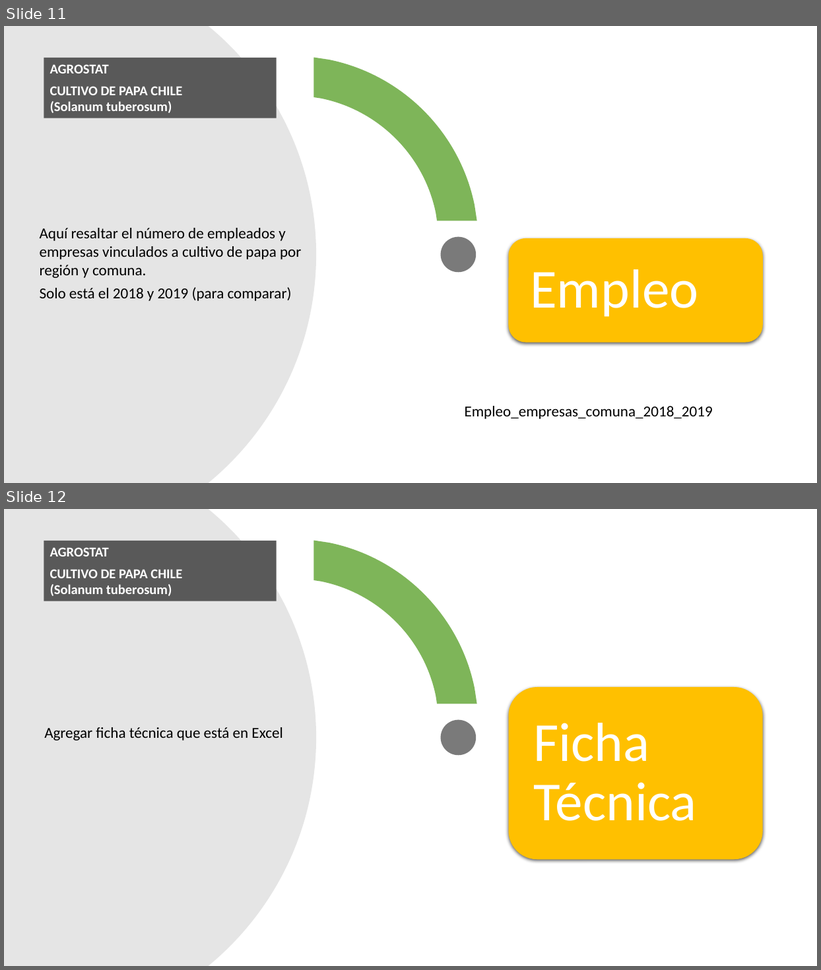
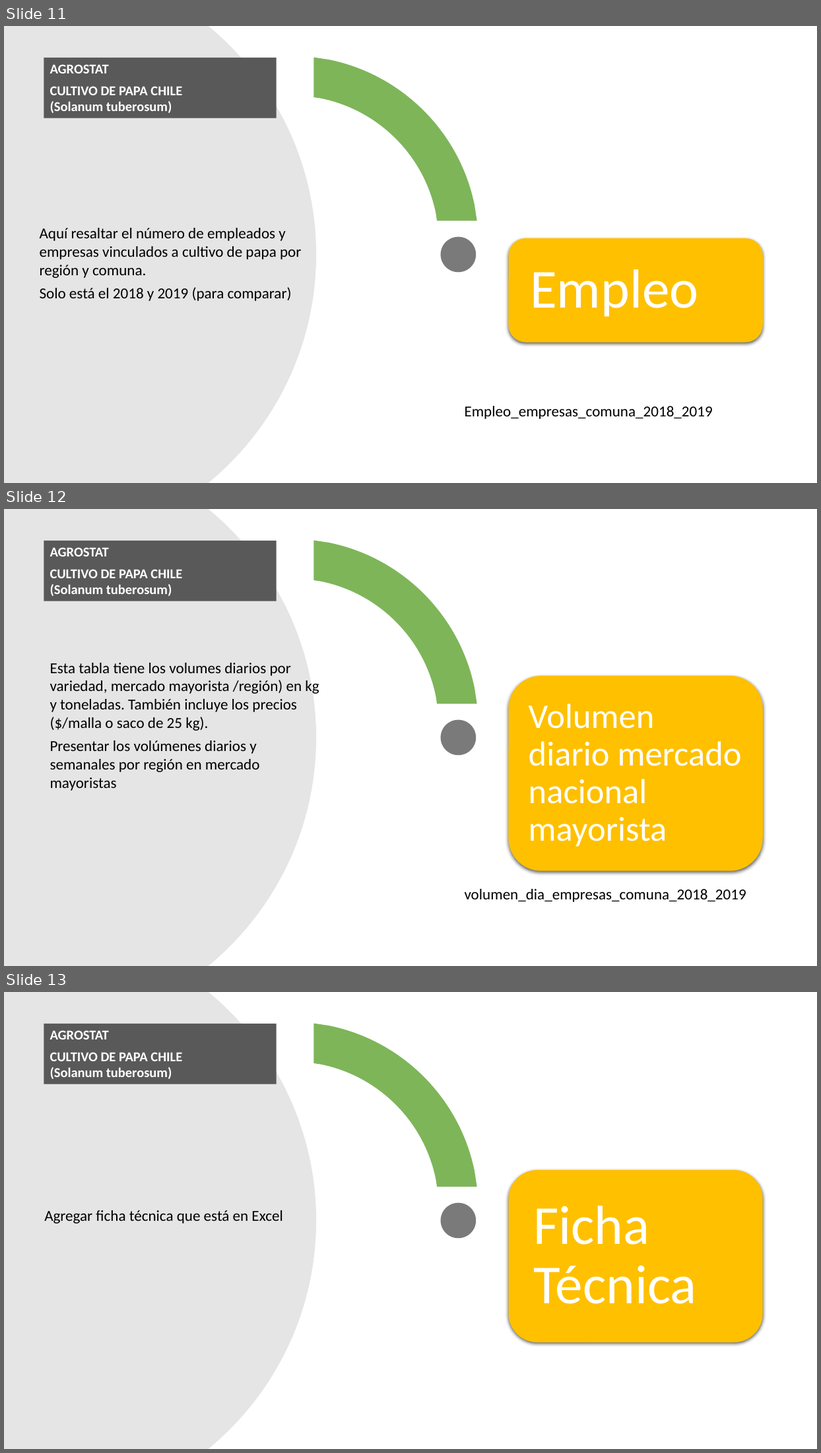
Before and after one commit to Sud-Austral/DATA-AGRO, a slide deck: DATAAGRO_papa/Power Bi_PAPA.pptx. Shown one above the other, each under a label of ours: slides 11 and 12 before the commit, slides 11, 12 and 13 after it. The pictures are 821x970 and 821x1453 pixels, drawn with LibreOffice and Linux fonts; fonts in the diff are those of the drawing. Boxes give left, top, right and bottom in pixels: in the first picture for what was removed or moved away, otherwise in the second. Text is boxed around its words. In the diff, an @@ line names an element or a change of style, - is before the commit and + after.

```diff
--- a/DATAAGRO_papa/Power Bi_PAPA.pptx
+++ b/DATAAGRO_papa/Power Bi_PAPA.pptx
@@ slide 12 added at [4, 509, 817, 966], background #FFFFFF @@
@@ freeform shape added at [4, 509, 316, 966], fill #808080 at 20% opacity @@
@@ rectangle added at [44, 541, 276, 601], fill #595959, 16 pt, text #FFFFFF, bold @@
+AGROSTAT
+CULTIVO DE PAPA CHILE
+(Solanum tuberosum)
@@ freeform shape added at [314, 540, 477, 704], fill #70AD47 at 90% opacity @@
@@ text added at [50, 663, 319, 791], 18 pt, text #000000 @@
+Esta tabla tiene los volumes diarios por variedad, mercado mayorista /región) en kg y toneladas. También incluye los precios ($/malla o saco de 25 kg).
+Presentar los volúmenes diarios y semanales por región en mercado mayoristas
@@ rounded rectangle added at [508, 676, 763, 871], fill #FFC000 @@
@@ text added at [529, 704, 742, 847], 41 pt, text #FFFFFF @@
+Volumen diario mercado nacional mayorista
@@ ellipse added at [441, 720, 476, 755], fill #595959 at 80% opacity @@
@@ text added at [465, 889, 746, 902], 18 pt, text #000000 @@
+volumen_dia_empresas_comuna_2018_2019
@@ what was slide 12 is now slide 13 @@
```
Also in this commit, not shown: 1 slide changed, 11 other files.
